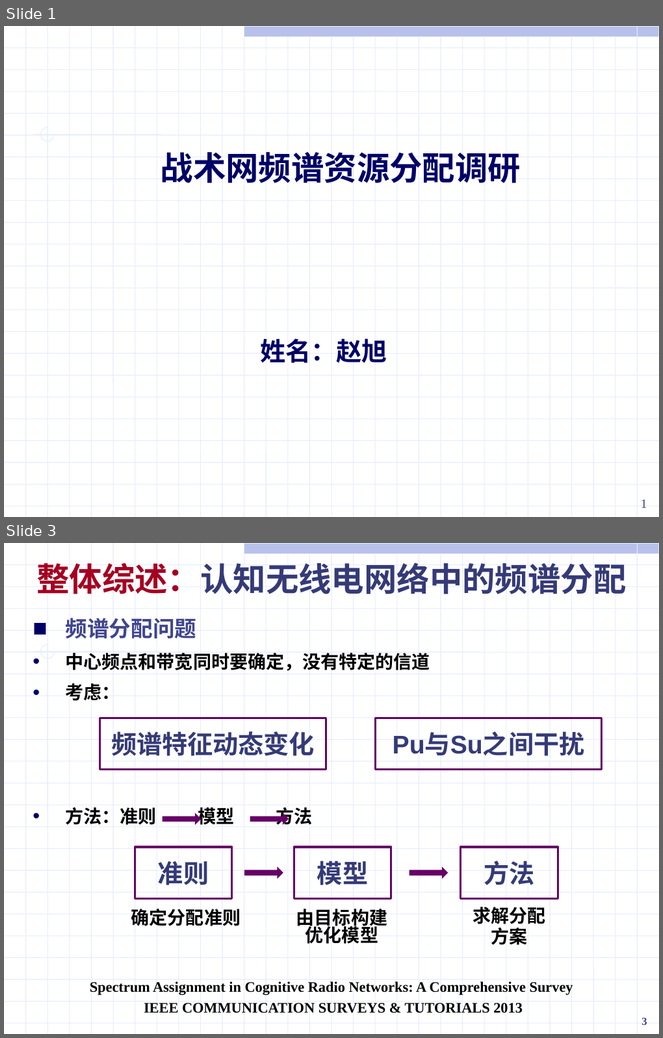
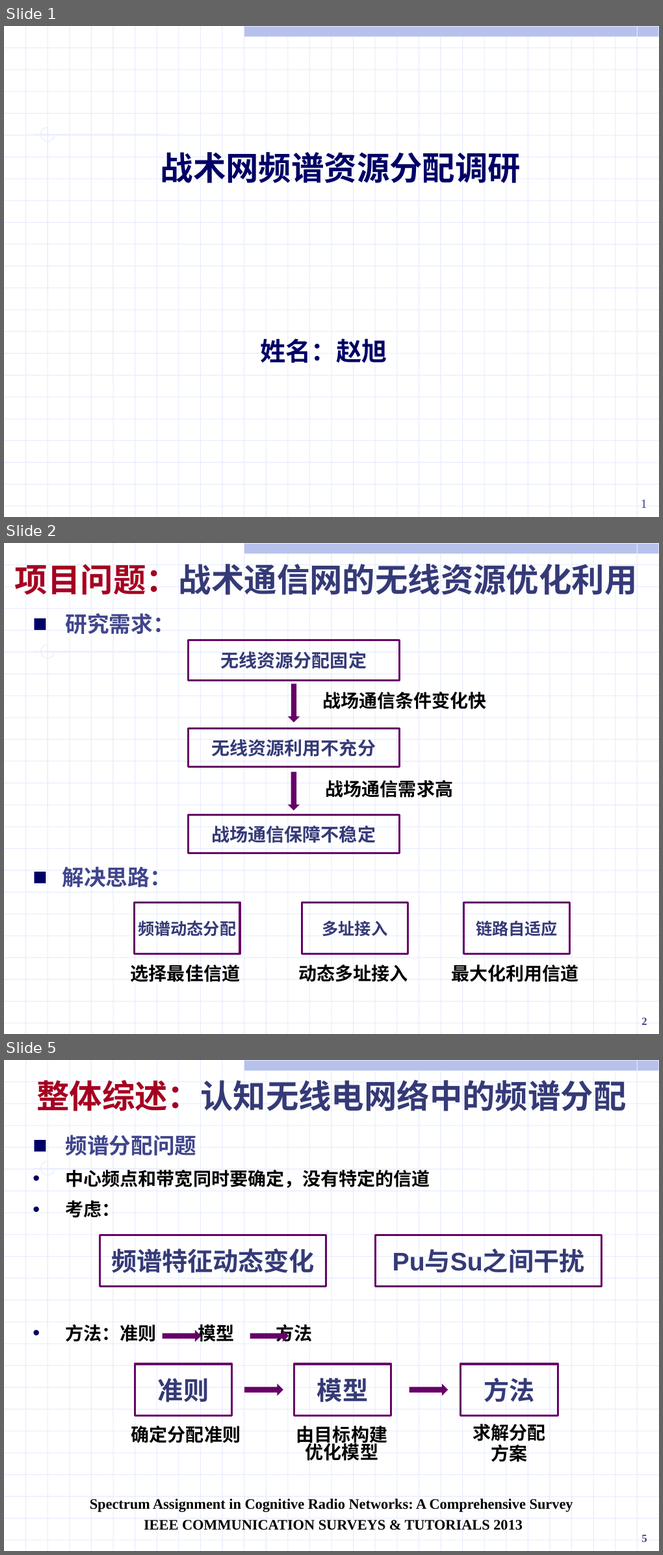
Before and after one commit to ssheroes/hello-world, a slide deck: 战术网频谱资源分配调研.pptx. Shown one above the other, each under a label of ours: slides 1 and 3 before the commit, slides 1, 2 and 5 after it; the slides between them are not shown. The pictures are 663x1038 and 663x1555 pixels, drawn with LibreOffice and Linux fonts; fonts in the diff are those of the drawing. Boxes give left, top, right and bottom in pixels: in the first picture for what was removed or moved away, otherwise in the second. Text is boxed around its words. In the diff, an @@ line names an element or a change of style, - is before the commit and + after.

```diff
--- a/战术网频谱资源分配调研.pptx
+++ b/战术网频谱资源分配调研.pptx
@@ slide 2 added at <box>4,543,659,1034</box>, background #FFFFFF; not listed: 56 template elements that a slide beside it also shows @@
@@ text added at <box>15,564,638,595</box>, 36 pt, text #353A77, bold @@
+项目问题：战术通信网的无线资源优化利用
@@ text added at <box>62,613,175,887</box>, 24 pt, text #40458C, bold @@
+■ 研究需求：
+■ 解决思路：
@@ group added at <box>188,640,487,854</box>: 3 rectangles, 2 right arrows, 2 texts @@
+无线资源分配固定
+无线资源利用不充分
+战场通信保障不稳定
+战场通信条件变化快
+战场通信需求高
@@ rectangle added at <box>135,902,240,954</box>, outline #660066 2.25 pt, 18 pt, text #353A77, bold @@
+频谱动态分配
@@ rectangle added at <box>302,902,408,954</box>, outline #660066 2.25 pt, 18 pt, text #353A77, bold @@
+多址接入
@@ rectangle added at <box>464,902,570,954</box>, outline #660066 2.25 pt, 18 pt, text #353A77, bold @@
+链路自适应
@@ text added at <box>131,965,240,982</box>, 20 pt, text #000000, bold @@
+选择最佳信道
@@ text added at <box>298,965,408,982</box>, 20 pt, text #000000, bold @@
+动态多址接入
@@ text added at <box>451,965,579,982</box>, 20 pt, text #000000, bold @@
+最大化利用信道
@@ page number added at <box>642,1018,647,1025</box>, 12 pt, text #40458C, bold @@
+2
@@ what was slide 3 is now slide 5 @@
@@ page number at <box>642,1535,647,1542</box>: text changed @@
-3
+5
```
Also in this commit, not shown: 36 slides changed, 3 other slides added, 1 slide removed, 5 other files.
